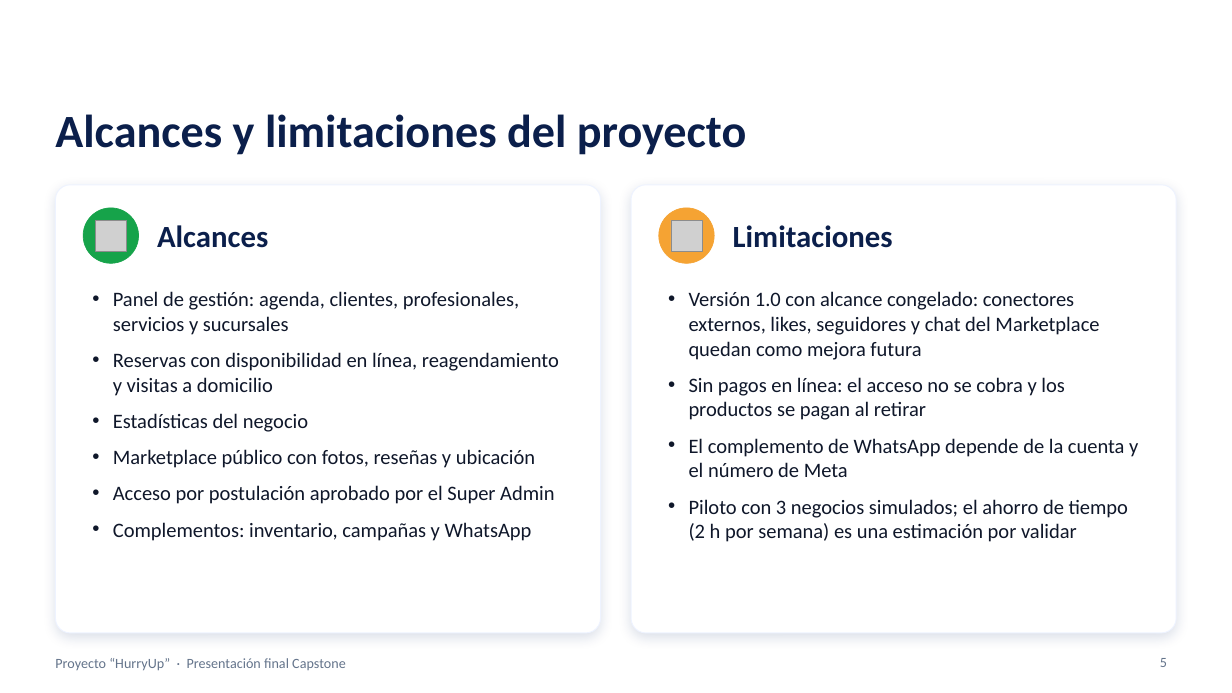
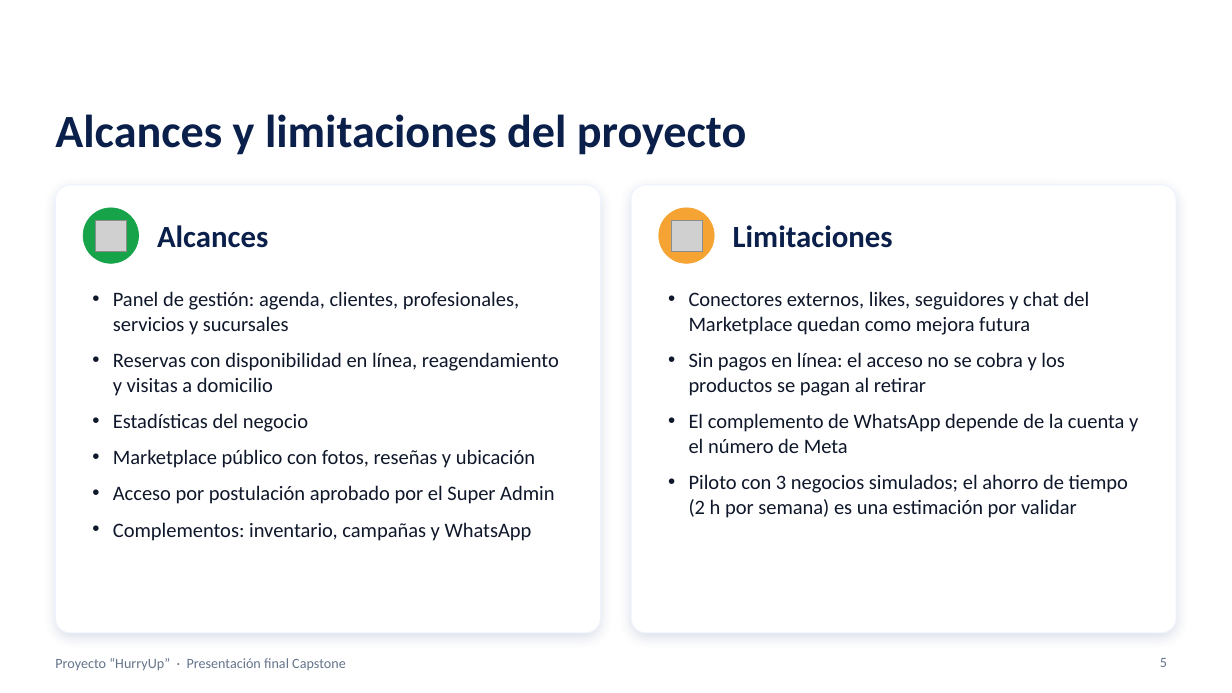
Before and after one commit to Vichobustosss/2026_2_BUSTOS-HEREDIA_CASPTONE_002D_GRUPO_006, a slide deck: slide 5 of Fase 3/Evidencias Grupales/Presentacion_Final_Capstone_HurryUp_GRUPO06.pptx. Drawn at 1232x693 pixels with LibreOffice and Linux fonts; fonts in the diff are those of the drawing; grey boxes stand for pictures; background and template pictures are left out. Boxes give left, top, right and bottom in pixels: in the first picture for what was removed or moved away, otherwise in the second. Text is boxed around its words. In the diff, an @@ line names an element or a change of style, - is before the commit and + after.

```diff
--- a/Fase 3/Evidencias Grupales/Presentacion_Final_Capstone_HurryUp_GRUPO06.pptx
+++ b/Fase 3/Evidencias Grupales/Presentacion_Final_Capstone_HurryUp_GRUPO06.pptx
@@ text at (689, 291, 1090, 335): text changed @@
-• Versión 1.0 con alcance congelado: conectores externos, likes, seguidores y chat del Marketplace quedan como mejora futura
+• Conectores externos, likes, seguidores y chat del Marketplace quedan como mejora futura
```
Also in this commit, not shown: 1 other slide changed.
